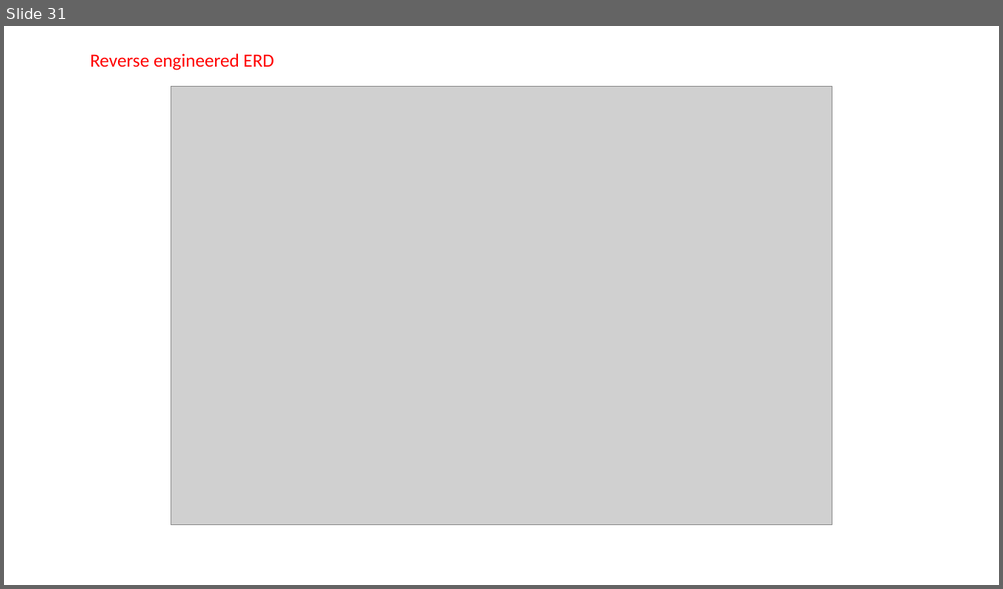
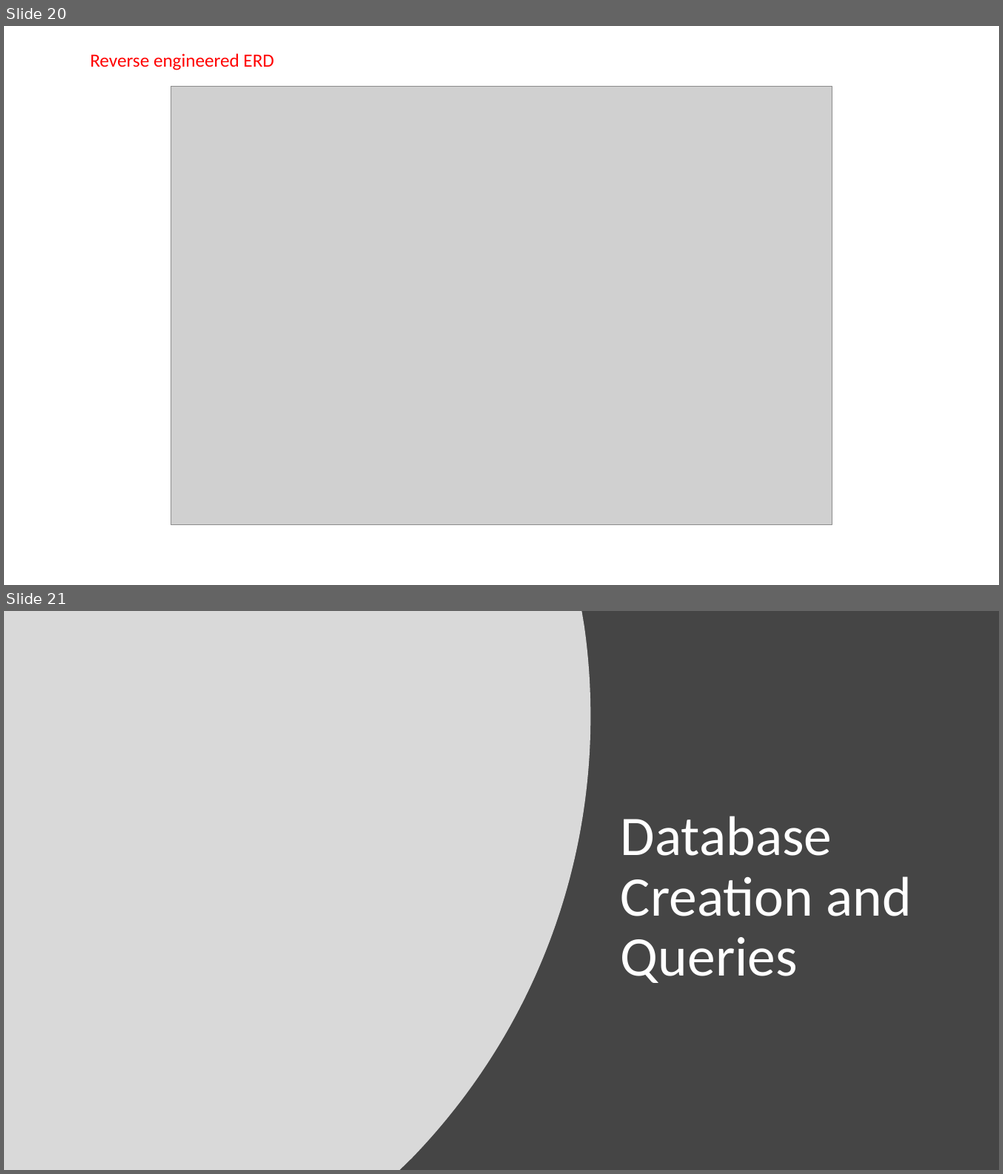
Before and after one commit to jameshutchy/Best-Practice-PHP, a slide deck: BCDE224 - Assessment 2 - James Hutchinson/BCDE244-Assesment 2 - James Hutchinson.pptx. Shown one above the other, each under a label of ours: slide 31 before the commit, slides 20 and 21 after it. The pictures are 1003x589 and 1003x1174 pixels, drawn with LibreOffice and Linux fonts; fonts in the diff are those of the drawing; grey boxes stand for pictures. Boxes give left, top, right and bottom in pixels: in the first picture for what was removed or moved away, otherwise in the second. Text is boxed around its words. In the diff, an @@ line names an element or a change of style, - is before the commit and + after.

```diff
--- a/BCDE224 - Assessment 2 - James Hutchinson/BCDE244-Assesment 2 - James Hutchinson.pptx
+++ b/BCDE224 - Assessment 2 - James Hutchinson/BCDE244-Assesment 2 - James Hutchinson.pptx
@@ slide 21 added at bbox=[4, 611, 999, 1170], background #454545 @@
@@ freeform shape added at bbox=[4, 611, 590, 1170], fill #FFFFFF at 80% opacity @@
@@ title added at bbox=[620, 816, 911, 983], 54 pt, text #FFFFFF @@
+Database Creation and Queries
@@ what was slide 31 is now slide 20 @@
```
Also in this commit, not shown: 10 slides changed, 1 other slide added, 11 slides removed, 22 other files.
